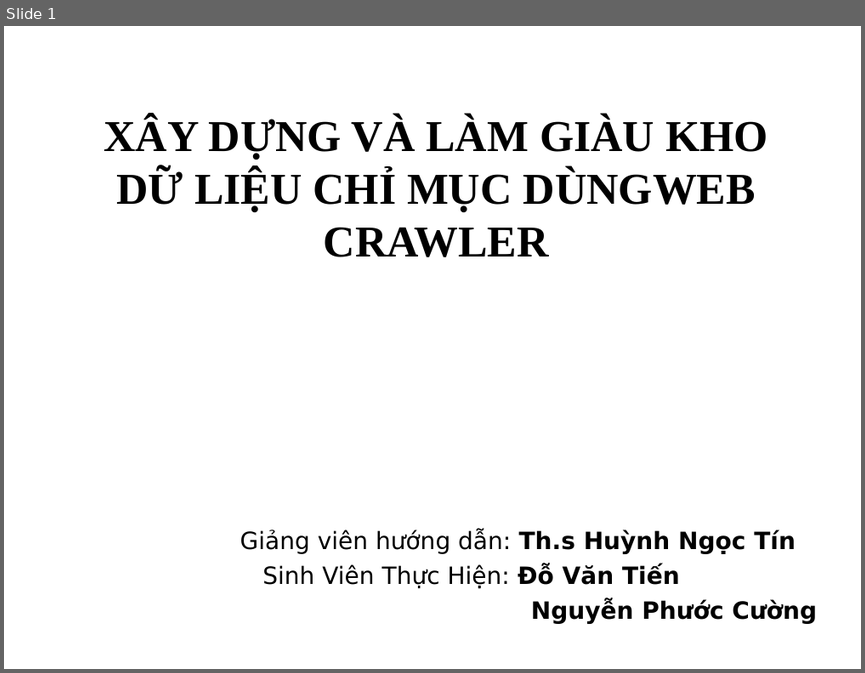
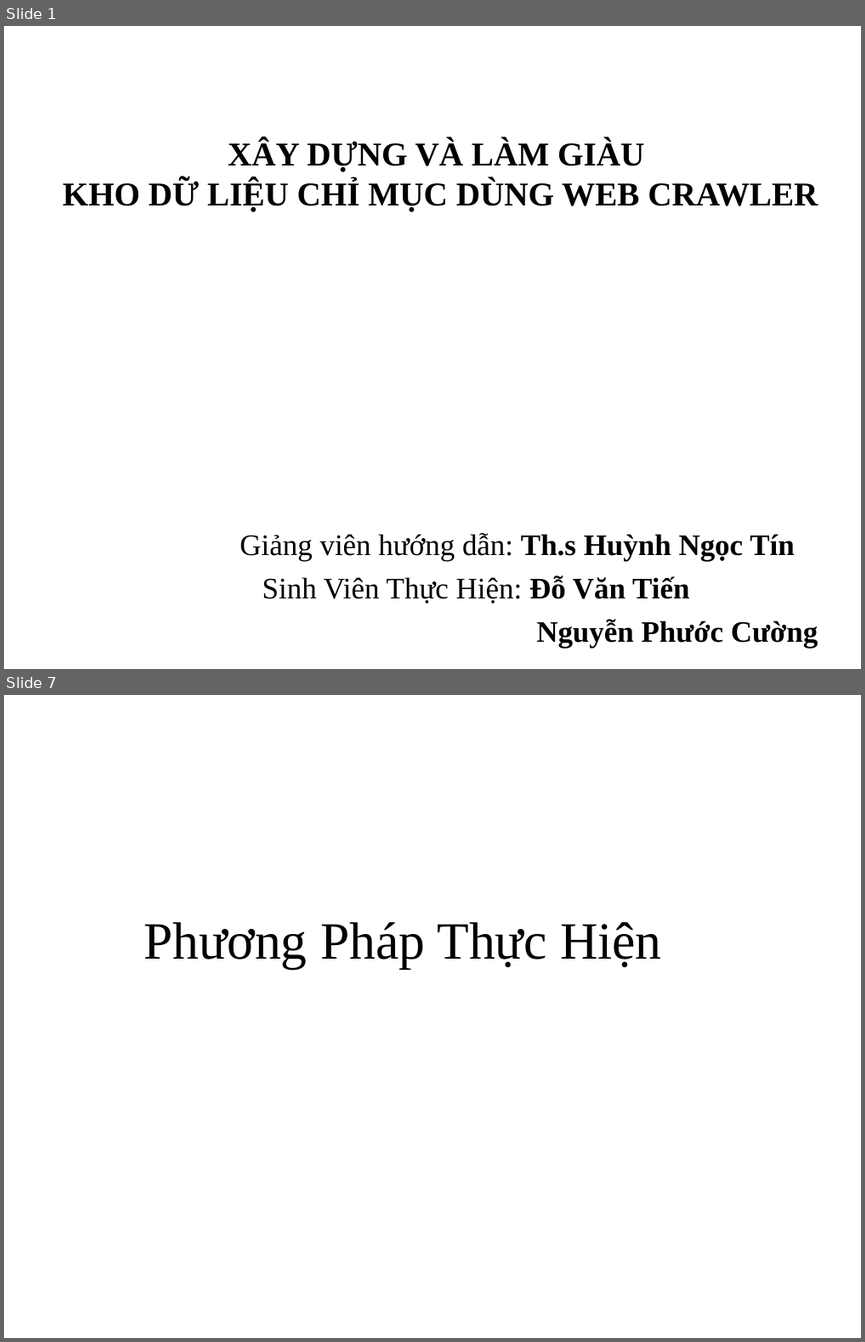
Before and after one commit to tiendv/detaitotnghiep, a slide deck: Report/Bao cao khoa luan/Trinh bay bao cao.ppt. Shown one above the other, each under a label of ours: slide 1 before the commit, slides 1 and 7 after it; the slides between them are not shown. The pictures are 865x673 and 865x1342 pixels, drawn with LibreOffice and Linux fonts; fonts in the diff are those of the drawing; background and template pictures are left out. Boxes give left, top, right and bottom in pixels: in the first picture for what was removed or moved away, otherwise in the second. Text is boxed around its words. In the diff, an @@ line names an element or a change of style, - is before the commit and + after.

```diff
--- a/Report/Bao cao khoa luan/Trinh bay bao cao.ppt
+++ b/Report/Bao cao khoa luan/Trinh bay bao cao.ppt
@@ slide 7 added at [4,695,861,1338], background #FFFFFF @@
@@ text added at [143,922,662,968], 44 pt, text #000000 @@
+Phương Pháp Thực Hiện
@@ slide 1 changed as well @@
@@ title at [63,139,817,211]: text changed; size 37 to 28 pt @@
-XÂY DỰNG VÀ LÀM GIÀU KHO DỮ LIỆU CHỈ MỤC DÙNGWEB CRAWLER
+XÂY DỰNG VÀ LÀM GIÀU
+KHO DỮ LIỆU CHỈ MỤC DÙNG WEB CRAWLER
@@ subtitle "Giảng viên hướng dẫn: Th.s ..." at [239,533,818,647]: size 20 to 25 pt, font DejaVu Sans to Times New Roman; more space between paragraphs @@
```
Also in this commit, not shown: 3 other slides changed, 13 other slides added, 17 slides removed.
